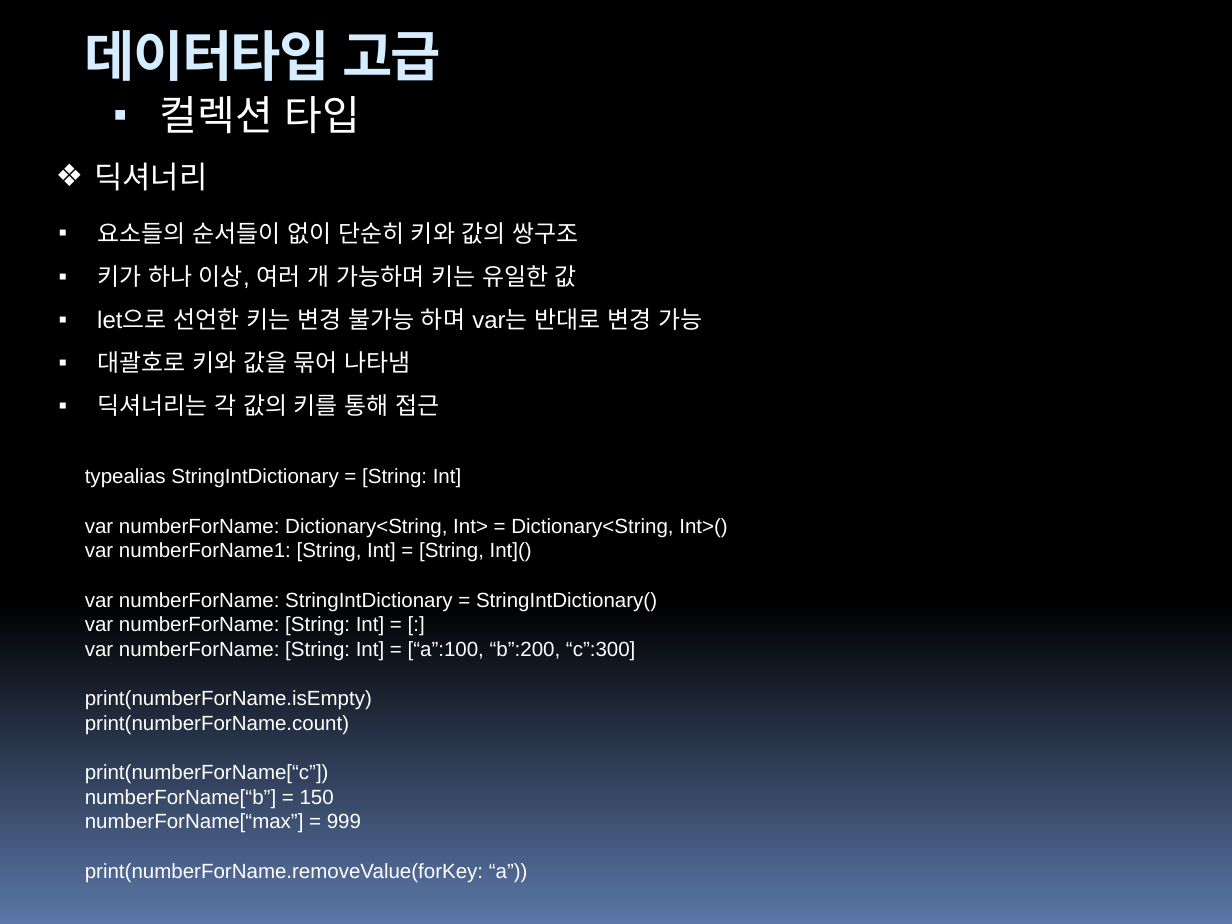
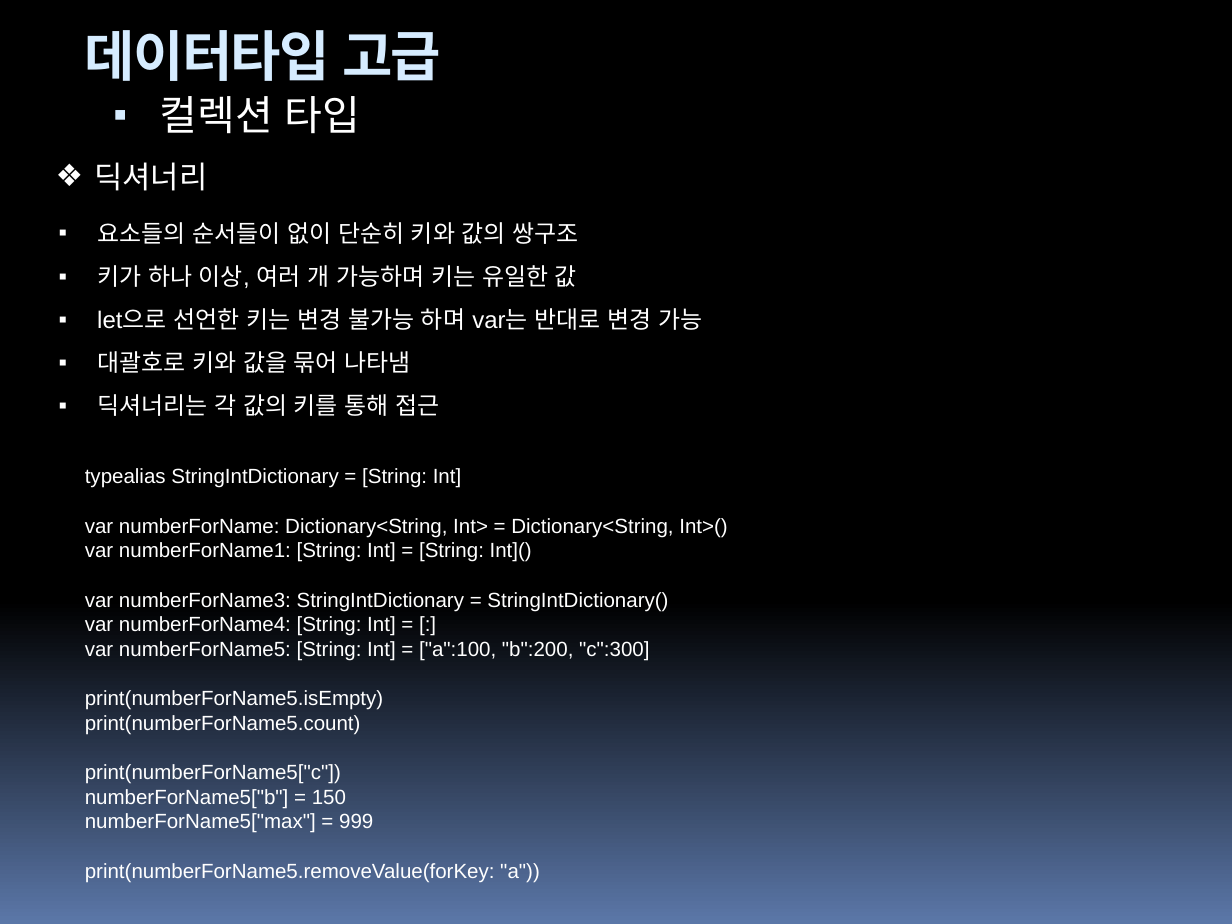
Before and after one commit to hounga13/helloSwift, a slide deck: slide 47 of Swift세미나자료.pptx. Drawn at 1232x924 pixels with LibreOffice and Linux fonts; fonts in the diff are those of the drawing. Boxes give left, top, right and bottom in pixels: in the first picture for what was removed or moved away, otherwise in the second. Text is boxed around its words. In the diff, an @@ line names an element or a change of style, - is before the commit and + after.

```diff
--- a/Swift세미나자료.pptx
+++ b/Swift세미나자료.pptx
@@ text at [85,542,668,882]: text changed @@
-var numberForName1: [String, Int] = [String, Int]()
-var numberForName: StringIntDictionary = StringIntDictionary()
-var numberForName: [String: Int] = [:]
-var numberForName: [String: Int] = [“a”:100, “b”:200, “c”:300]
-print(numberForName.isEmpty)
-print(numberForName.count)
-print(numberForName[“c”])
-numberForName[“b”] = 150
-numberForName[“max”] = 999
-print(numberForName.removeValue(forKey: “a”))
+var numberForName1: [String: Int] = [String: Int]()
+var numberForName3: StringIntDictionary = StringIntDictionary()
+var numberForName4: [String: Int] = [:]
+var numberForName5: [String: Int] = ["a":100, "b":200, "c":300]
+print(numberForName5.isEmpty)
+print(numberForName5.count)
+print(numberForName5["c"])
+numberForName5["b"] = 150
+numberForName5["max"] = 999
+print(numberForName5.removeValue(forKey: "a"))
```
Also in this commit, not shown: 22 other slides changed, 7 slides added.
